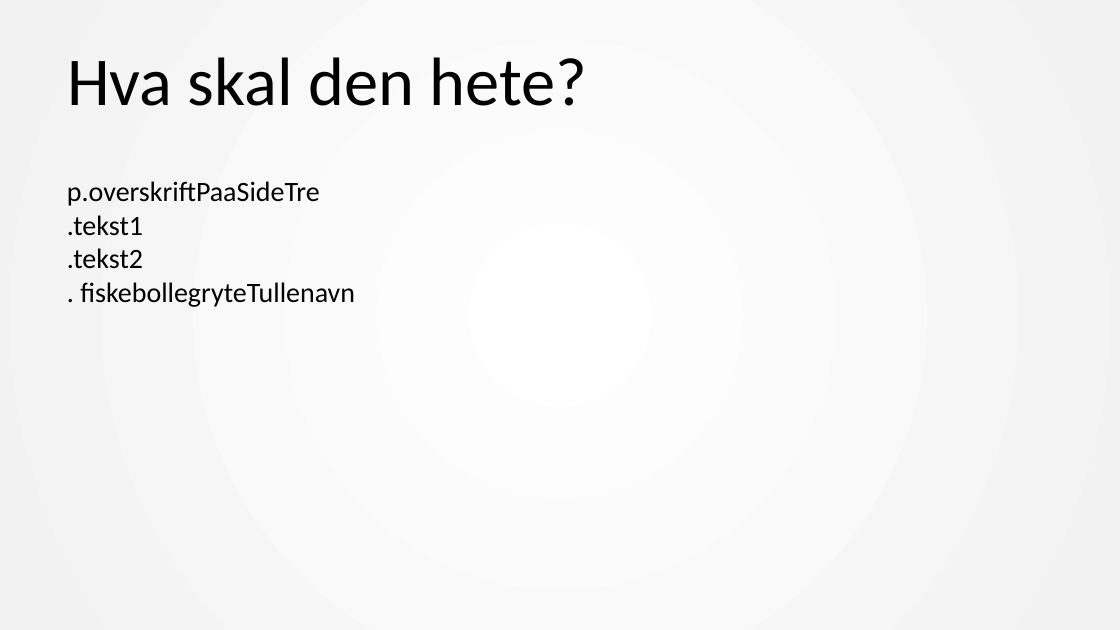
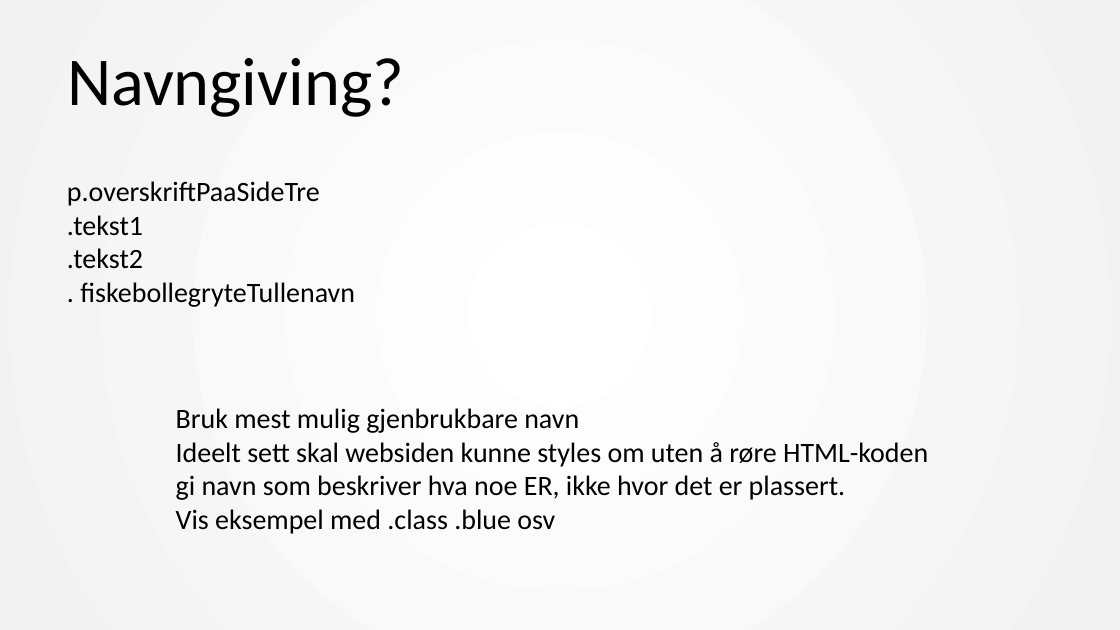
Before and after one commit to mesan/css-kurs, a slide deck: slide 21 of Foiler/1. CSS basic.pptx (slide 11 before the commit). Drawn at 1120x630 pixels with LibreOffice and Linux fonts; fonts in the diff are those of the drawing. Boxes give left, top, right and bottom in pixels: in the first picture for what was removed or moved away, otherwise in the second. Text is boxed around its words. In the diff, an @@ line names an element or a change of style, - is before the commit and + after.

```diff
--- a/Foiler/1. CSS basic.pptx
+++ b/Foiler/1. CSS basic.pptx
@@ title at box(67, 58, 404, 117): text changed @@
-Hva skal den hete?
+Navngiving?
@@ text added at box(176, 408, 928, 534), 18 pt, text #000000 @@
+Bruk mest mulig gjenbrukbare navn
+Ideelt sett skal websiden kunne styles om uten å røre HTML-koden
+gi navn som beskriver hva noe ER, ikke hvor det er plassert.
+Vis eksempel med .class .blue osv
```
Also in this commit, not shown: 7 other slides changed, 8 slides added, 2 slides removed, 2 other files.
